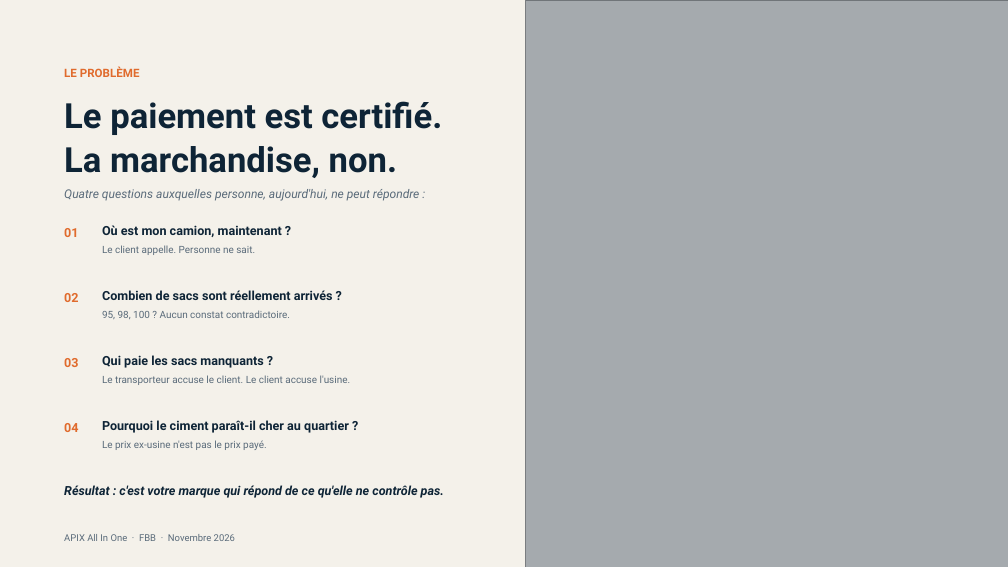
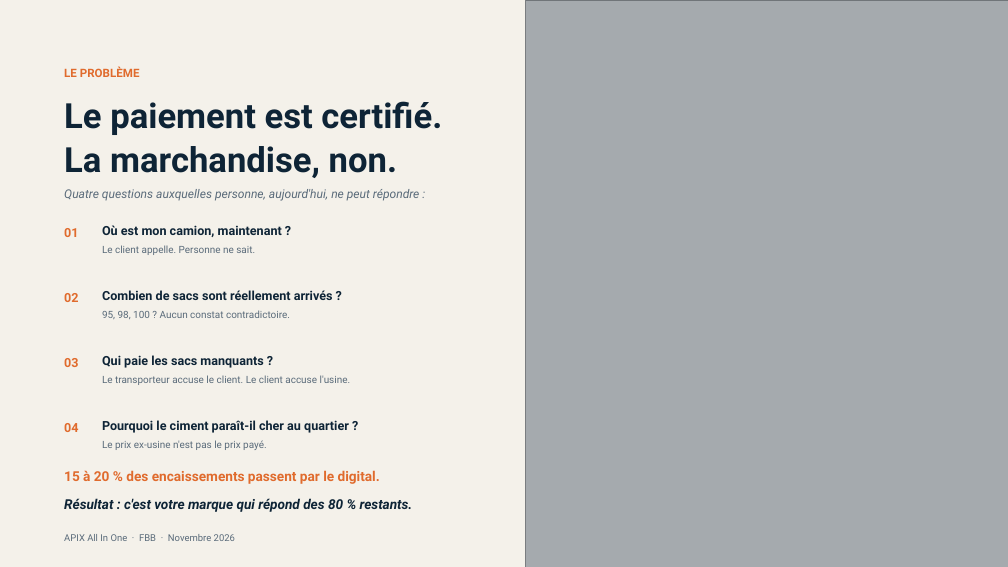
Before and after one commit to dilevembamu12/fbb-ppc-apix, a slide deck: slide 2 of dist/pptx/APIX-All-In-One-12-slides-PPC.pptx. Drawn at 1008x567 pixels with LibreOffice and Linux fonts; fonts in the diff are those of the drawing; grey boxes stand for pictures. Boxes give left, top, right and bottom in pixels: in the first picture for what was removed or moved away, otherwise in the second. Text is boxed around its words. In the diff, an @@ line names an element or a change of style, - is before the commit and + after.

```diff
--- a/dist/pptx/APIX-All-In-One-12-slides-PPC.pptx
+++ b/dist/pptx/APIX-All-In-One-12-slides-PPC.pptx
@@ text added at (64,470,380,484), 13 pt, text #E06B2D, bold @@
+15 à 20 % des encaissements passent par le digital.
@@ text at (64,498,413,512): text changed; size 12 to 13 pt @@
-Résultat : c'est votre marque qui répond de ce qu'elle ne contrôle pas.
+Résultat : c'est votre marque qui répond des 80 % restants.
```
Also in this commit, not shown: 4 other slides changed, 24 other files.
